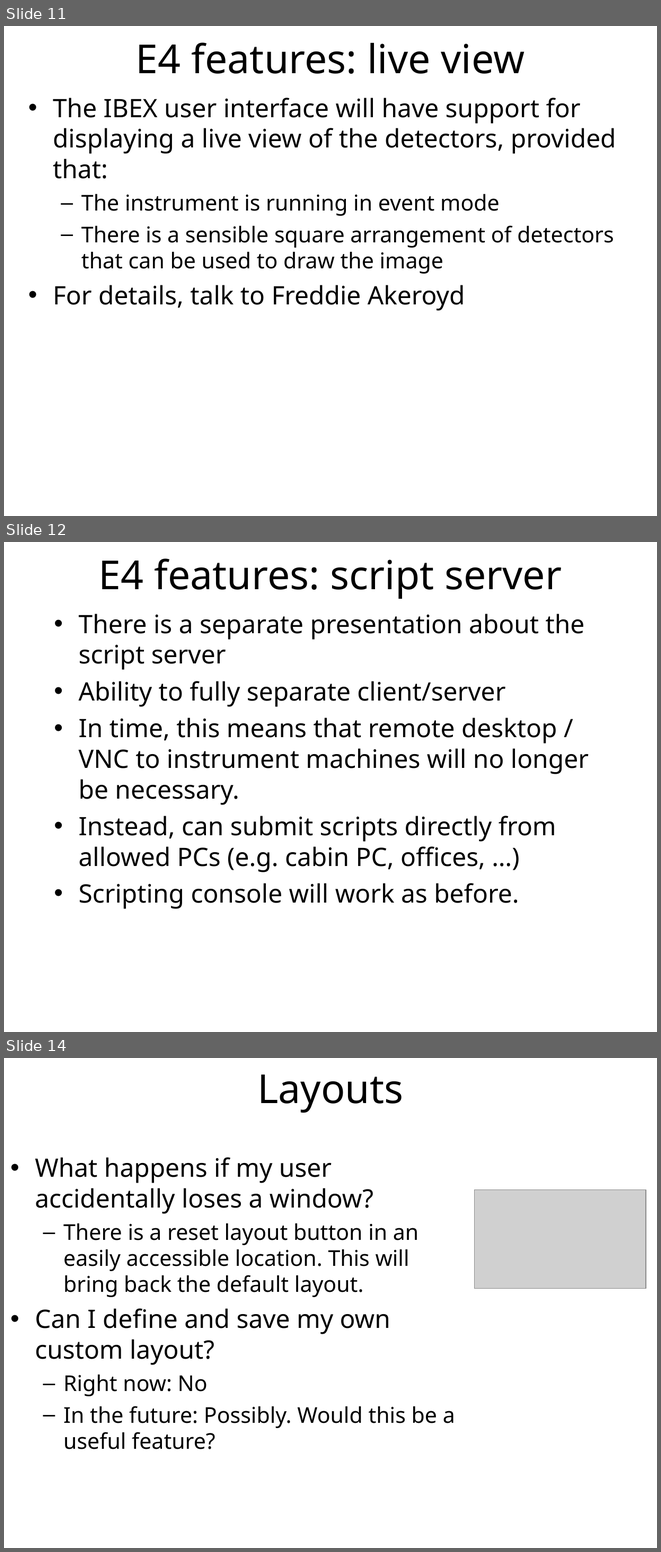
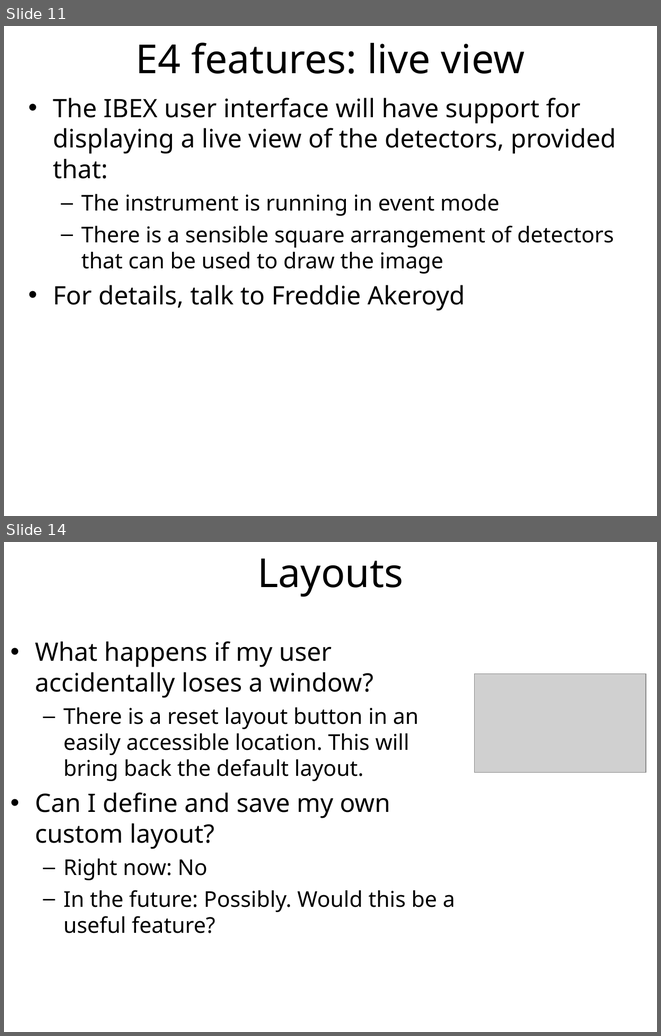
Before and after one commit to ISISComputingGroup/ibex_user_manual, a slide deck: eclipse_4_changes.ppt. Shown one above the other, each under a label of ours: slides 11, 12 and 14 before the commit, slides 11 and 14 after it; the slides between them are not shown. The pictures are 661x1552 and 661x1036 pixels, drawn with LibreOffice and Linux fonts; fonts in the diff are those of the drawing; grey boxes stand for pictures; background and template pictures are left out. Boxes give left, top, right and bottom in pixels: in the first picture for what was removed or moved away, otherwise in the second. Text is boxed around its words. In the diff, an @@ line names an element or a change of style, - is before the commit and + after.

```diff
--- a/eclipse_4_changes.ppt
+++ b/eclipse_4_changes.ppt
@@ slide 12 removed at (4,542,657,1032), background #FFFFFF @@
@@ title removed at (99,558,562,599) @@
-E4 features: script server
@@ text removed at (79,614,589,909) @@
-• There is a separate presentation about the script server
-• Ability to fully separate client/server
-• In time, this means that remote desktop / VNC to instrument machines will no longer be necessary.
-• Instead, can submit scripts directly from allowed PCs (e.g. cabin PC, offices, …)
-• Scripting console will work as before.
```
Also in this commit, not shown: 4 slides changed, 1 slide added.
